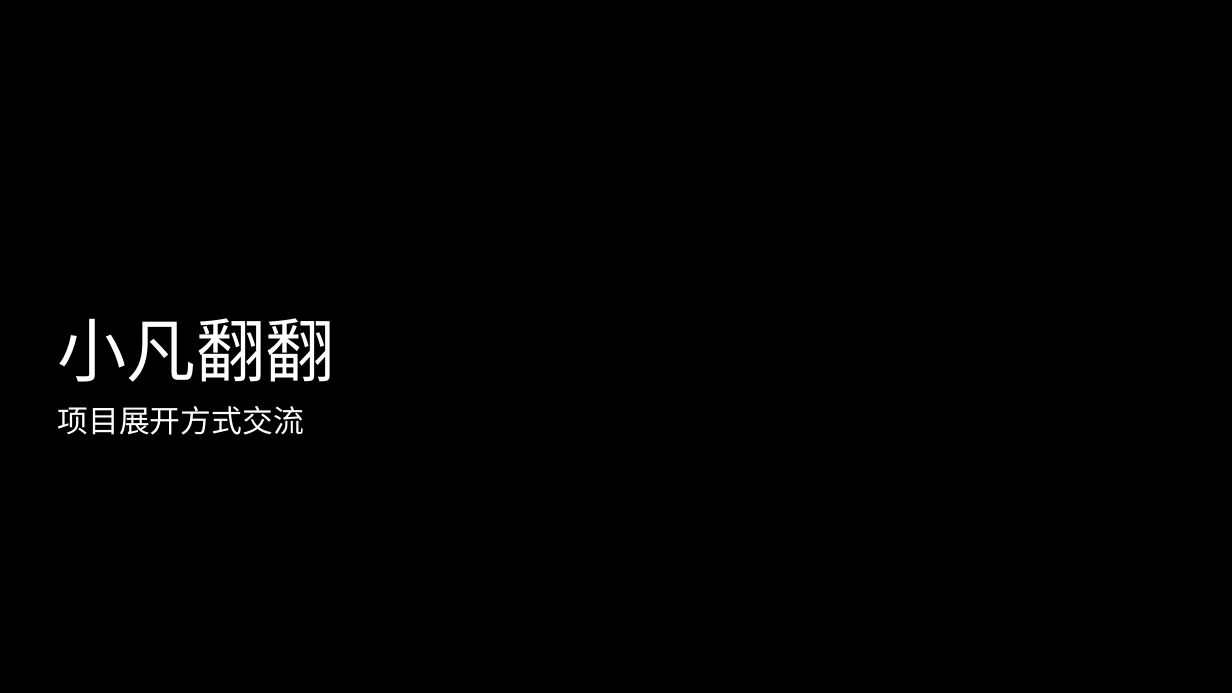
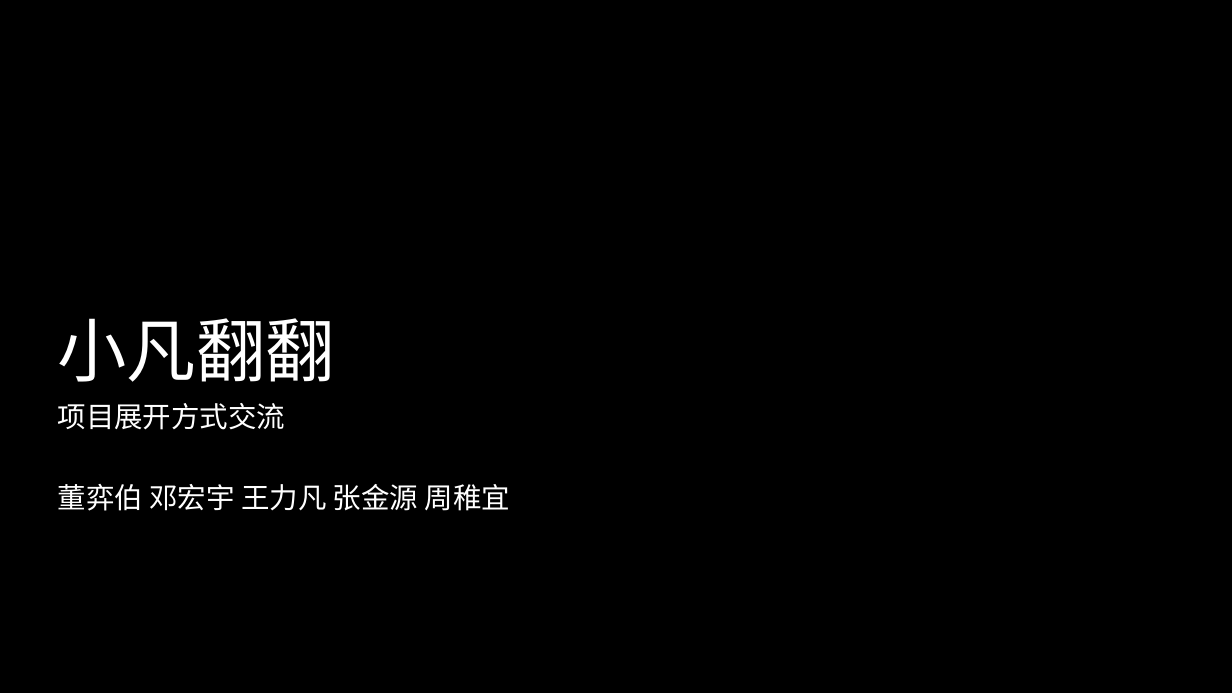
Before and after one commit to 1219zzy/fan_translate, a slide deck: slide 1 of documents/小凡翻翻.pptx. Drawn at 1232x693 pixels with LibreOffice and Linux fonts; fonts in the diff are those of the drawing; background and template pictures are left out. Boxes give left, top, right and bottom in pixels: in the first picture for what was removed or moved away, otherwise in the second. Text is boxed around its words. In the diff, an @@ line names an element or a change of style, - is before the commit and + after.

Commit message:
ppt modified

```diff
--- a/documents/小凡翻翻.pptx
+++ b/documents/小凡翻翻.pptx
@@ subtitle at [58, 403, 286, 430]: size 24 to 22.2 pt in "项目展开方式交流"; line spacing 0.9 to 0.8 @@
@@ subtitle at [58, 484, 510, 511]: paragraph added @@
+董弈伯 邓宏宇 王力凡 张金源 周稚宜
```
Also in this commit, not shown: 1 slide added.
